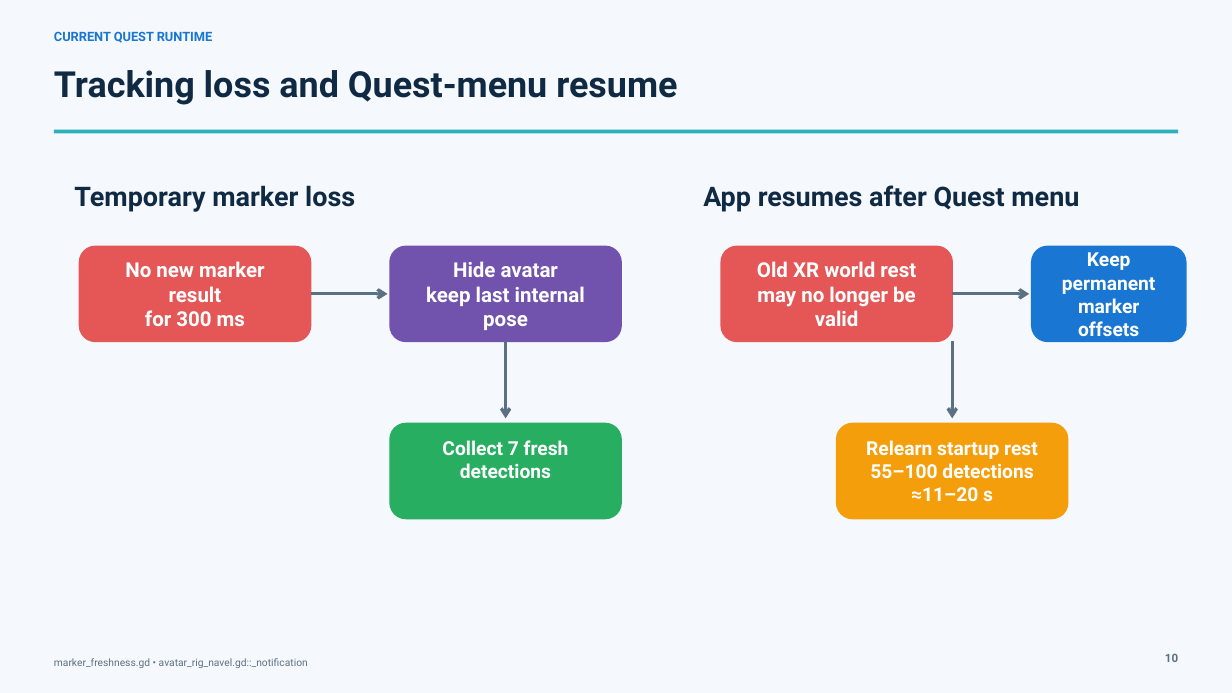
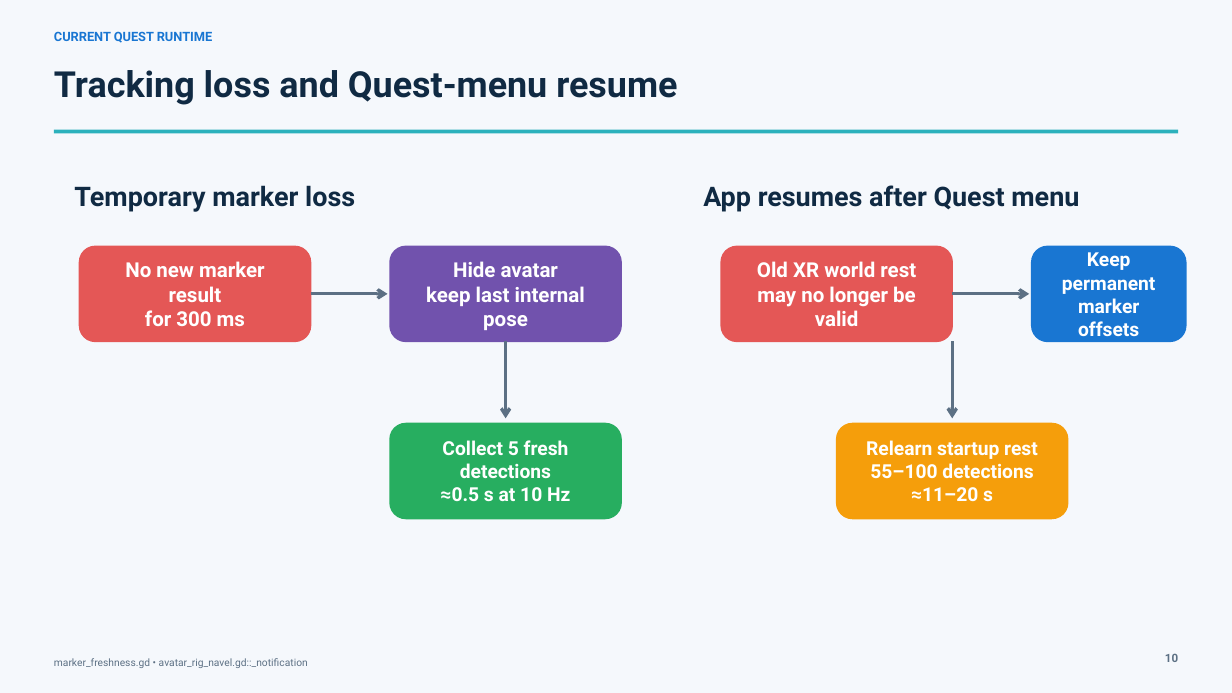
Before and after one commit to ardrabauldwin/quest-aruco-avatar, a slide deck: slide 9 of docs/Quest_Avatar_Placement_Algorithm_NaReT_Current_2026-09-05.pptx. Drawn at 1232x693 pixels with LibreOffice and Linux fonts; fonts in the diff are those of the drawing. Boxes give left, top, right and bottom in pixels: in the first picture for what was removed or moved away, otherwise in the second. Text is boxed around its words. In the diff, an @@ line names an element or a change of style, - is before the commit and + after.

```diff
--- a/docs/Quest_Avatar_Placement_Algorithm_NaReT_Current_2026-09-05.pptx
+++ b/docs/Quest_Avatar_Placement_Algorithm_NaReT_Current_2026-09-05.pptx
@@ text in rounded rectangle at (440, 440, 570, 501): text changed @@
-Collect 7 fresh detections
+Collect 5 fresh detections
+≈0.5 s at 10 Hz
```
Also in this commit, not shown: 2 other slides changed.
